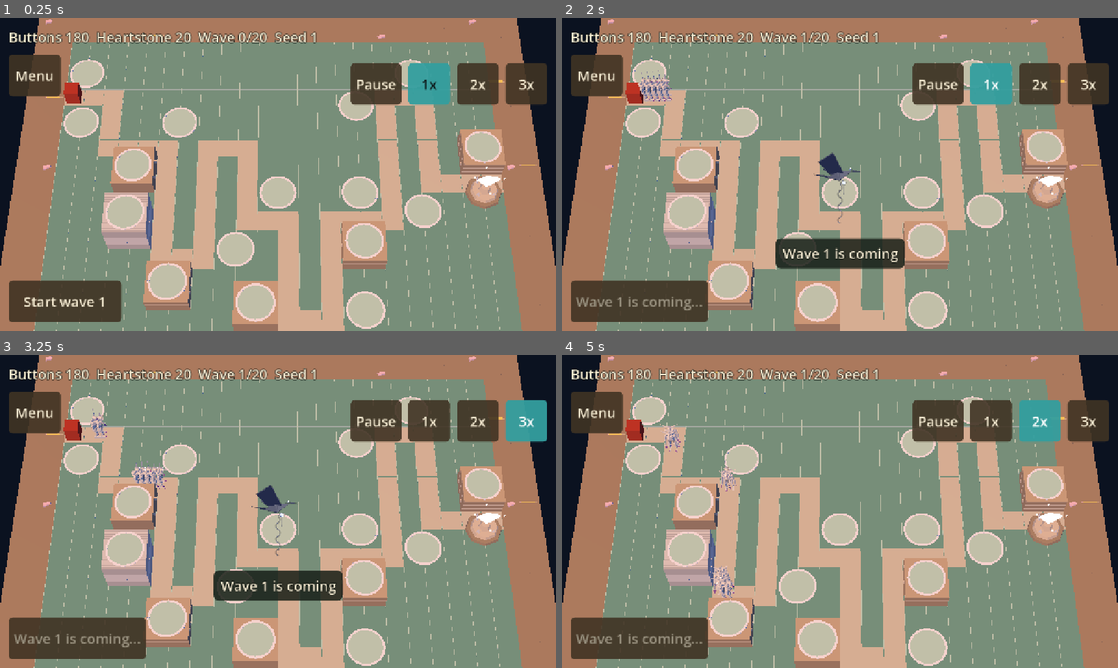
Above: before the commit, frames 1-4 (two rows, left to right).
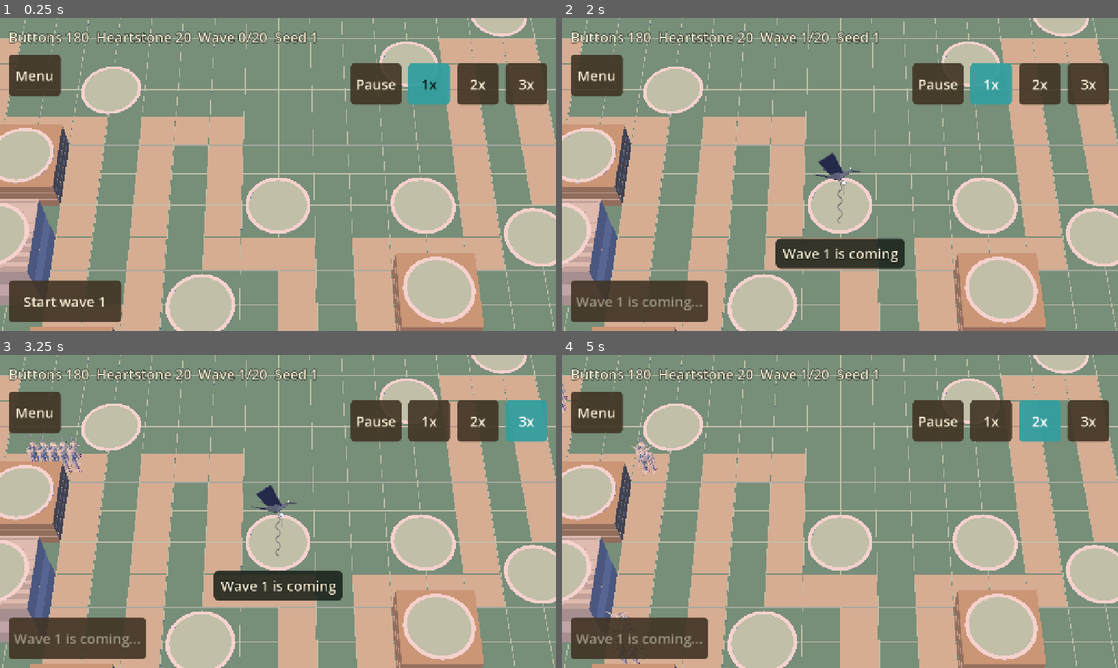
Above: after the commit, the same moments.

Repository: juanpalopez/psychic-bassoon
Game: Godot game, scene res://main.tscn
The game is run twice, just before and just after one commit, with the same random seed, the same clock (stepped at 60 frames per second) and the same inputs.
Inputs:
- Up to frame 1 (0.25 s): no input
- Up to frame 2 (2 s): click "Start wave 1" at 0.5 s; click "1x" at 1.25 s
- Up to frame 3 (3.25 s): click "2x" at 2 s; click "3x" at 2.75 s
- Up to frame 4 (5 s): click "1x" at 3.5 s; click "2x" at 4.25 s

The runs differ from the first frame. In frame 1, 59% of the frame differs, in the area x 0-100%, y 0-100%; in frame 2, 57%; in frame 3, 58%; in frame 4, 59%.

Commit message:
feat(render): start zoomed to about 14 cells across and size foes to match
Refs #253

Co-Authored-By: Claude Sonnet 5.5 <noreply@anthropic.com>
Claude-Session: https://claude.ai/code/session_013kCD1gD2mF2bzJQYitQCV3

Diff:
--- a/godot/main.gd
+++ b/godot/main.gd
@@ -10,9 +10,9 @@
 extends Node3D
 
 const EARLY_RULES := preload("res://content/game_rules.gd")
-## The view a run starts in: a little closer than the whole board, so cells and units read
-## well; pinching out shows the whole board.
-const START_ZOOM := 0.0
+## The view a run starts in: about 13 cells across and 9 down, the size of units and sockets
+## the owner picked from a reference; pinching out shows the whole board.
+const START_ZOOM := 0.7
 const MESSAGE_SECONDS := 2.0
 const FREE_COLOUR := Color(0.2, 0.9, 0.9, 0.55)
 const BLOCKED_COLOUR := Color(0.95, 0.3, 0.25, 0.55)
--- a/godot/render/foes_view.gd
+++ b/godot/render/foes_view.gd
@@ -29,9 +29,9 @@
 ## scaled to that height with its feet on the road and faces +Z at yaw 0, keeps its own
 ## materials and is darkened as the foe is hurt; a missing file leaves the capsule.
 const MODELS := {
-	"scrapGoblin": {"path": "res://assets/models/enemies/scrap_goblin.glb", "height": 1.8},
-	"corrugatedOrc": {"path": "res://assets/models/enemies/corrugated_orc.glb", "height": 2.7},
-	"cardboardGolem": {"path": "res://assets/models/enemies/cardboard_golem.glb", "height": 4.2},
+	"scrapGoblin": {"path": "res://assets/models/enemies/scrap_goblin.glb", "height": 1.3},
+	"corrugatedOrc": {"path": "res://assets/models/enemies/corrugated_orc.glb", "height": 2.0},
+	"cardboardGolem": {"path": "res://assets/models/enemies/cardboard_golem.glb", "height": 3.2},
 }
 ## A foe that has not moved yet faces along the road, towards +x.
 const DEFAULT_YAW := PI / 2.0
